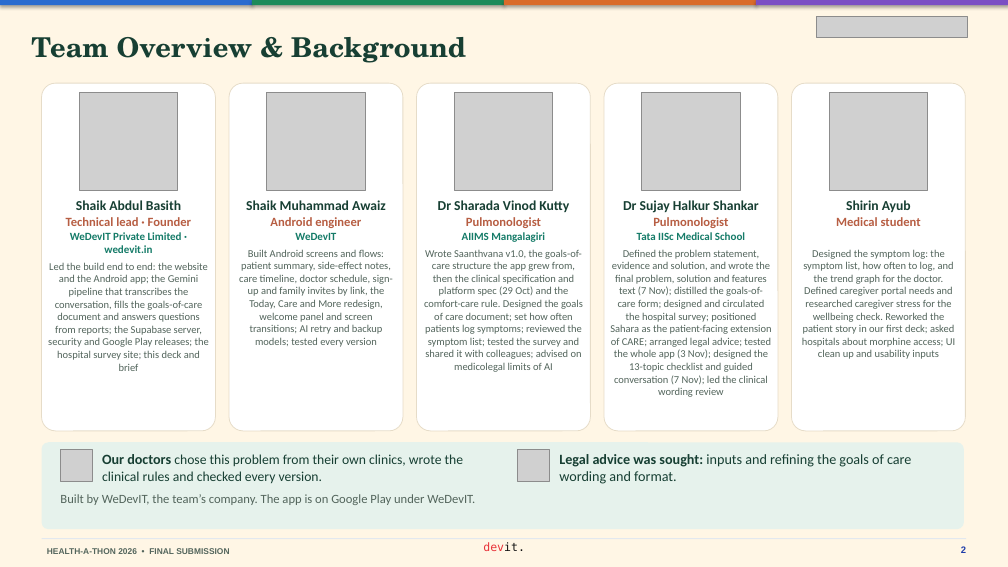
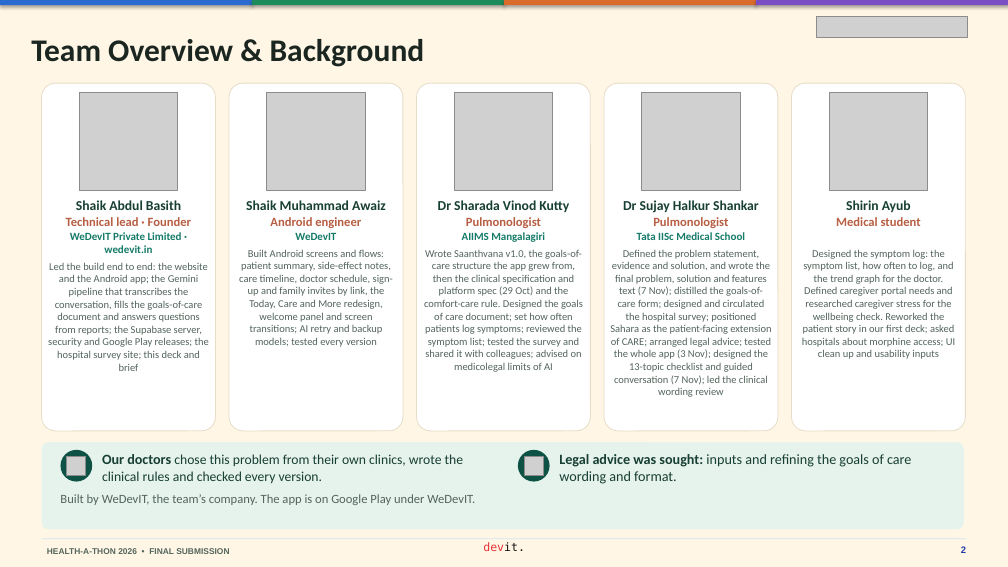
Before and after one commit to basithladdu/healthathon, a slide deck: slide 2 of output/final-submission/Sahara-Final-Presentation.pptx. Drawn at 1008x567 pixels with LibreOffice and Linux fonts; fonts in the diff are those of the drawing; grey boxes stand for pictures. Boxes give left, top, right and bottom in pixels: in the first picture for what was removed or moved away, otherwise in the second. Text is boxed around its words. In the diff, an @@ line names an element or a change of style, - is before the commit and + after.

```diff
--- a/output/final-submission/Sahara-Final-Presentation.pptx
+++ b/output/final-submission/Sahara-Final-Presentation.pptx
@@ text "Team Overview & Background" at [31, 39, 425, 67]: size 26 to 30 pt, font TeX Gyre Schola to Calibri, text colour #173F33 to #1B2621 @@
@@ picture removed at [60, 450, 92, 482] @@
@@ ellipse added at [60, 450, 92, 482], fill #0E5246 @@
@@ picture added at [67, 456, 85, 475] @@
@@ picture removed at [518, 450, 550, 482] @@
@@ ellipse added at [518, 450, 550, 482], fill #0E5246 @@
@@ picture added at [524, 456, 543, 475] @@
```
Also in this commit, not shown: 12 other slides changed, 3 other files.
